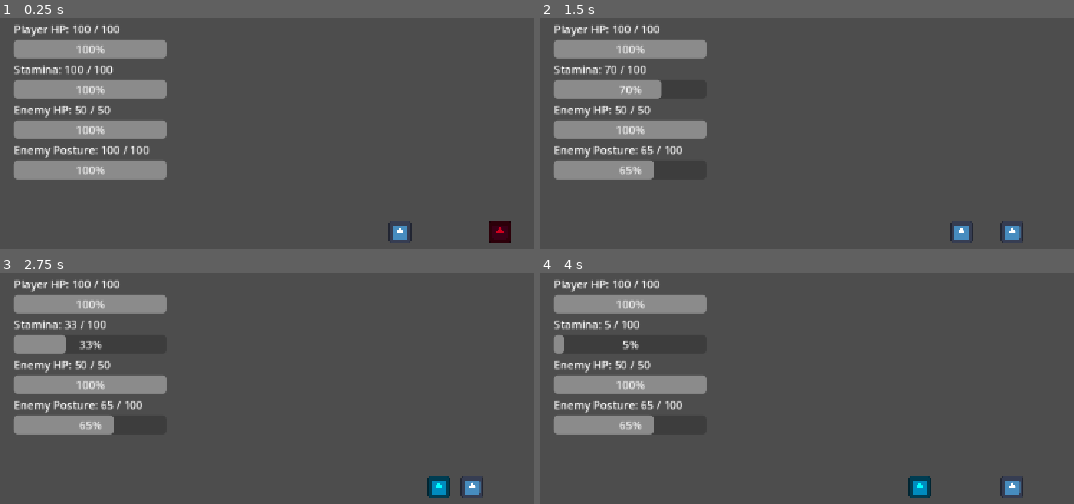
Above: before the commit, frames 1-4 (two rows, left to right).
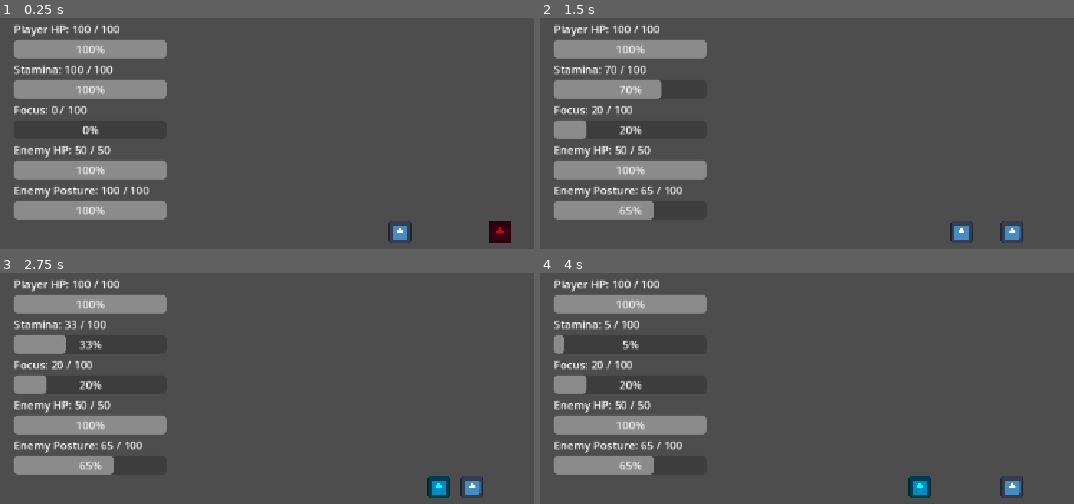
Above: after the commit, the same moments.

Repository: shanwinder/lastblade
Game: Godot game, scene res://scenes/main/Main.tscn
The game is run twice, just before and just after one commit, with the same random seed, the same clock (stepped at 60 frames per second) and the same inputs. The engine's default icon, where the game draws it, is replaced by a stand-in: a white triangle on a blue panel in a dark square.
Inputs:
- Up to frame 1 (0.25 s): no input
- Up to frame 2 (1.5 s): hold Right (ui_right) 0.53-1.28 s; tap L (parry) at 0.6 s; hold Left (ui_left) from 1.28 s (still down); tap J (attack) at 1.35 s
- Up to frame 3 (2.75 s): tap L (parry) at 1.55, 2.3 s; release Left (ui_left) at 2.03 s; hold Right (ui_right) from 2.03 s (still down); tap K (dash) at 2.1 s
- Up to frame 4 (4 s): tap Enter at 2.75 s; tap L (parry) at 2.85, 3.8 s; release Right (ui_right) at 3.53 s; hold Left (ui_left) from 3.53 s (still down); hold R from 3.53 s (still down)

The runs differ from the first frame. In frame 1, 5.8% of the frame differs, in the area x 2-32%, y 38-88%; in frame 2, 5.4%; in frame 3, 5.4%; in frame 4, 5.4%.

Commit message:
Add Focus stat system with parry gains
Implement a Focus stat system that accumulates when the player successfully parries. Focus starts at 0 and is gained on each successful parry (20 points per parry, capped at max of 100). Added Focus label and progress bar to the HUD for player visibility. Focus is intended for use in future special move mechanics.

Diff:
--- a/last-blade-trial/HUD.gd
+++ b/last-blade-trial/HUD.gd
@@ -21,6 +21,12 @@
 
 # หลอด Stamina ของผู้เล่น
 @onready var stamina_bar: ProgressBar = $Control/VBoxContainer/StaminaBar
+
+# ข้อความ Focus ของผู้เล่น
+@onready var focus_label: Label = $Control/VBoxContainer/FocusLabel
+
+# หลอด Focus ของผู้เล่น
+@onready var focus_bar: ProgressBar = $Control/VBoxContainer/FocusBar
 
 
 # =========================
@@ -73,14 +79,27 @@
 	# ซ่อนข้อความผลลัพธ์ตอนเริ่มเกม
 	game_result_label.text = ""
 
-	# อัปเดต HUD ของ Player ครั้งแรกตอนเริ่มเกม
-	update_player_stats(player.current_hp, player.max_hp, player.current_stamina, player.max_stamina)
+	update_player_stats(
+	player.current_hp,
+	player.max_hp,
+	player.current_stamina,
+	player.max_stamina,
+	player.current_focus,
+	player.max_focus
+)
 
 	# อัปเดต HUD ของ Enemy ครั้งแรกตอนเริ่มเกม
 	update_enemy_stats(enemy.current_hp, enemy.max_hp, enemy.current_posture, enemy.max_posture)
 
 
-func update_player_stats(current_hp: int, max_hp: int, current_stamina: float, max_stamina: float) -> void:
+func update_player_stats(
+	current_hp: int,
+	max_hp: int,
+	current_stamina: float,
+	max_stamina: float,
+	current_focus: float,
+	max_focus: float
+) -> void:
 	# อัปเดตข้อความ HP ผู้เล่น
 	hp_label.text = "Player HP: %d / %d" % [current_hp, max_hp]
 
@@ -95,6 +114,12 @@
 	stamina_bar.max_value = max_stamina
 	stamina_bar.value = current_stamina
 
+	# อัปเดตข้อความ Focus ผู้เล่น
+	focus_label.text = "Focus: %d / %d" % [int(current_focus), int(max_focus)]
+
+	# อัปเดตหลอด Focus ผู้เล่น
+	focus_bar.max_value = max_focus
+	focus_bar.value = current_focus
 
 func update_enemy_stats(current_hp: int, max_hp: int, current_posture: float, max_posture: float) -> void:
 	# อัปเดตข้อความ HP ศัตรู
--- a/last-blade-trial/player.gd
+++ b/last-blade-trial/player.gd
@@ -1,7 +1,14 @@
 extends CharacterBody2D
 
-# ส่งสัญญาณไปให้ HUD ทุกครั้งที่ HP หรือ Stamina เปลี่ยน
-signal stats_changed(current_hp: int, max_hp: int, current_stamina: float, max_stamina: float)
+# ส่งสัญญาณไปให้ HUD ทุกครั้งที่ HP, Stamina หรือ Focus เปลี่ยน
+signal stats_changed(
+	current_hp: int,
+	max_hp: int,
+	current_stamina: float,
+	max_stamina: float,
+	current_focus: float,
+	max_focus: float
+)
 
 # ส่งสัญญาณเมื่อ Player ตาย เพื่อให้ HUD หรือ Main แสดง Game Over
 signal player_died
@@ -31,6 +38,10 @@
 # Stamina สูงสุดของผู้เล่น
 @export var max_stamina: float = 100.0
 
+# Focus สูงสุดของผู้เล่น
+# ใช้สะสมจากการ Parry สำเร็จ เพื่อใช้ท่าพิเศษในอนาคต
+@export var max_focus: float = 100.0
+
 # ความเร็วในการฟื้น Stamina ต่อวินาที
 @export var stamina_regen_rate: float = 10.0
 
@@ -42,6 +53,10 @@
 
 # Stamina ที่ใช้เมื่อกด Parry หนึ่งครั้ง
 @export var parry_stamina_cost: float = 20.0
+
+# จำนวน Focus ที่ได้รับเมื่อ Parry สำเร็จ
+# อิงจากแผนใน docs ที่แนะนำ Focus gain = 20
+@export var focus_gain_on_successful_parry: float = 20.0
 
 # ระยะเวลาที่ Parry มีผลจริง
 # ค่านี้คือ "หน้าต่างสำเร็จ" ของ Parry
@@ -105,6 +120,9 @@
 # Stamina ปัจจุบันของผู้เล่น
 var current_stamina: float
 
+# Focus ปัจจุบันของผู้เล่น
+var current_focus: float
+
 # ใช้เช็กว่าผู้เล่นกำลังโจมตีอยู่หรือไม่
 var is_attacking: bool = false
 
@@ -147,6 +165,10 @@
 
 	# ตั้ง Stamina เริ่มต้นให้เต็ม
 	current_stamina = max_stamina
+
+	# ตั้ง Focus เริ่มต้นเป็น 0
+	# ผู้เล่นต้องสะสมจากการ Parry สำเร็จ
+	current_focus = 0.0
 
 	# ปิด Hitbox ดาบไว้ก่อน เพราะยังไม่ได้โจมตี
 	attack_shape.disabled = true
@@ -225,8 +247,29 @@
 		parry()
 
 func emit_stats() -> void:
-	# ส่งค่า HP และ Stamina ปัจจุบันออกไปให้ HUD
-	stats_changed.emit(current_hp, max_hp, current_stamina, max_stamina)
+	# ส่งค่า HP, Stamina และ Focus ปัจจุบันออกไปให้ HUD
+	stats_changed.emit(
+		current_hp,
+		max_hp,
+		current_stamina,
+		max_stamina,
+		current_focus,
+		max_focus
+	)
+
+func gain_focus(amount: float) -> void:
+	# เก็บค่าเดิมไว้ก่อน เพื่อเช็กว่าค่าเปลี่ยนหรือไม่
+	var old_focus: float = current_focus
+
+	# เพิ่ม Focus และไม่ให้เกิน max_focus
+	current_focus += amount
+	current_focus = clamp(current_focus, 0.0, max_focus)
+
+	print("Focus gained:", int(amount), "Focus =", int(current_focus), "/", int(max_focus))
+
+	# ถ้า Focus เปลี่ยน ให้แจ้ง HUD
+	if int(old_focus) != int(current_focus):
+		emit_stats()
 
 func regenerate_stamina(delta: float) -> void:
 	# เก็บค่าเดิมไว้ก่อน เพื่อเช็กว่าค่าเปลี่ยนหรือไม่
@@ -367,6 +410,9 @@
 func on_successful_parry() -> void:
 	# ฟังก์ชันนี้ถูกเรียกเมื่อศัตรูโจมตีเข้ามาในช่วง Parry
 	print("Successful Parry!")
+
+	# ได้ Focus เมื่อ Parry สำเร็จ
+	gain_focus(focus_gain_on_successful_parry)
 
 	# ให้สีเป็นเหลืองชั่วคราวเพื่อ feedback
 	sprite_2d.modulate = Color.YELLOW
--- a/last-blade-trial/scenes/main/Main.tscn
+++ b/last-blade-trial/scenes/main/Main.tscn
@@ -103,6 +103,13 @@
 custom_minimum_size = Vector2(220, 18)
 layout_mode = 2
 
+[node name="FocusLabel" type="Label" parent="HUD/Control/VBoxContainer" unique_id=1389652600]
+layout_mode = 2
+
+[node name="FocusBar" type="ProgressBar" parent="HUD/Control/VBoxContainer" unique_id=668970317]
+custom_minimum_size = Vector2(220, 18)
+layout_mode = 2
+
 [node name="EnemyHPLabel" type="Label" parent="HUD/Control/VBoxContainer" unique_id=1926143112]
 layout_mode = 2
 
